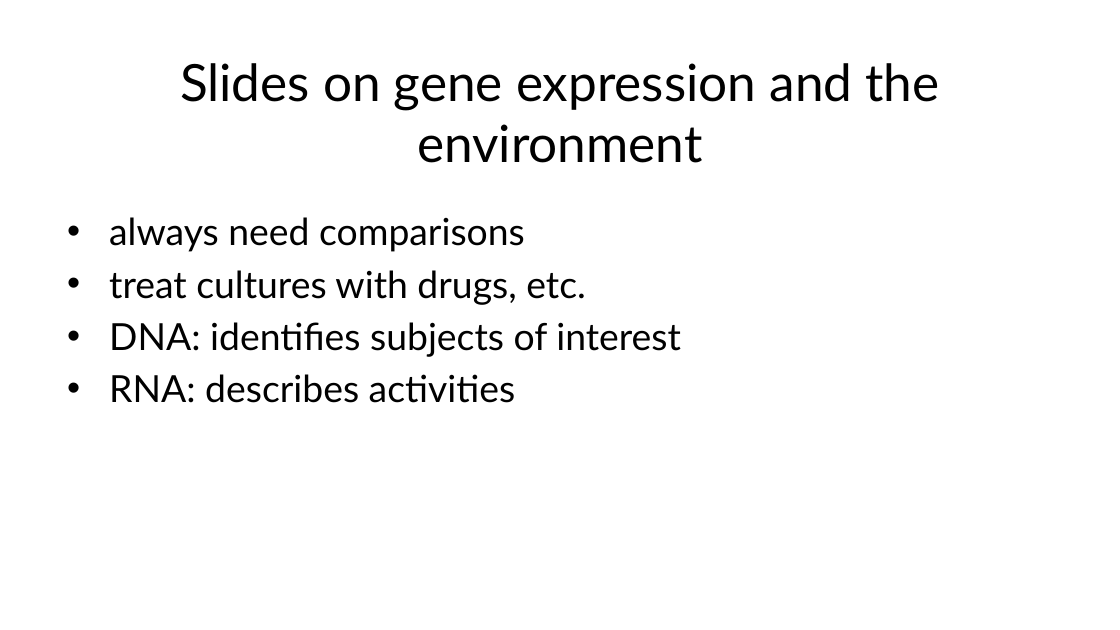
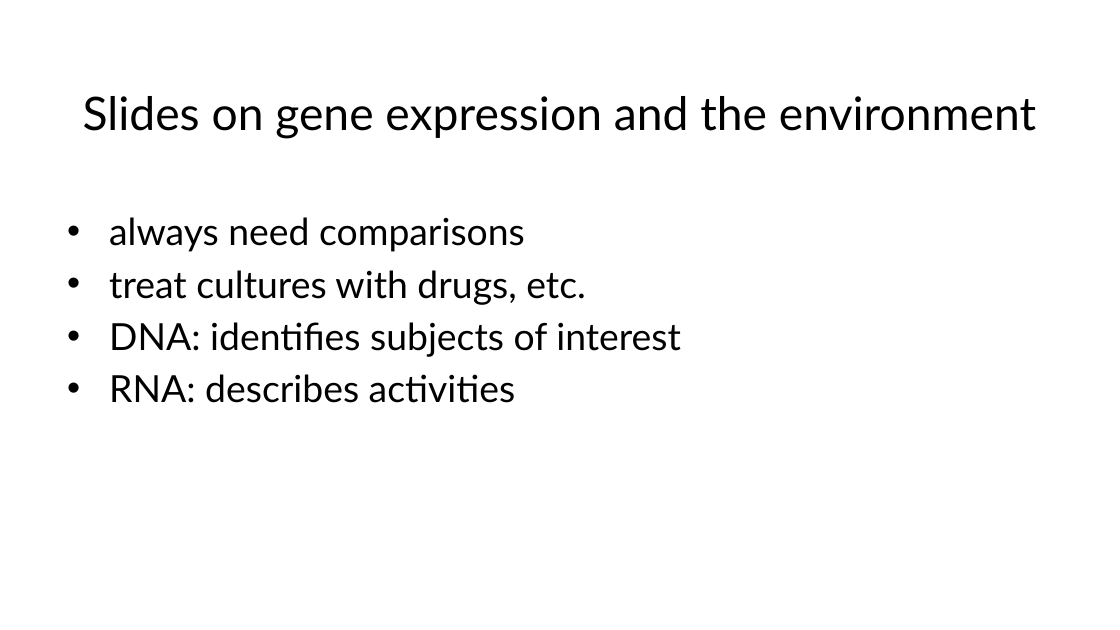
Before and after one commit to georgiadoing/CSC243-S26, a slide deck: slide 11 of Data/CSC483_Week3_A.pptx. Drawn at 1120x630 pixels with LibreOffice and Linux fonts; fonts in the diff are those of the drawing. Boxes give left, top, right and bottom in pixels: in the first picture for what was removed or moved away, otherwise in the second. Text is boxed around its words. In the diff, an @@ line names an element or a change of style, - is before the commit and + after.

```diff
--- a/Data/CSC483_Week3_A.pptx
+++ b/Data/CSC483_Week3_A.pptx
@@ title "Slides on gene expression and ..." at (x1=83, y1=96, x2=1036, y2=139): size 33 to 29.7 pt @@
```
Also in this commit, not shown: 3 other slides changed, 5 other files.
